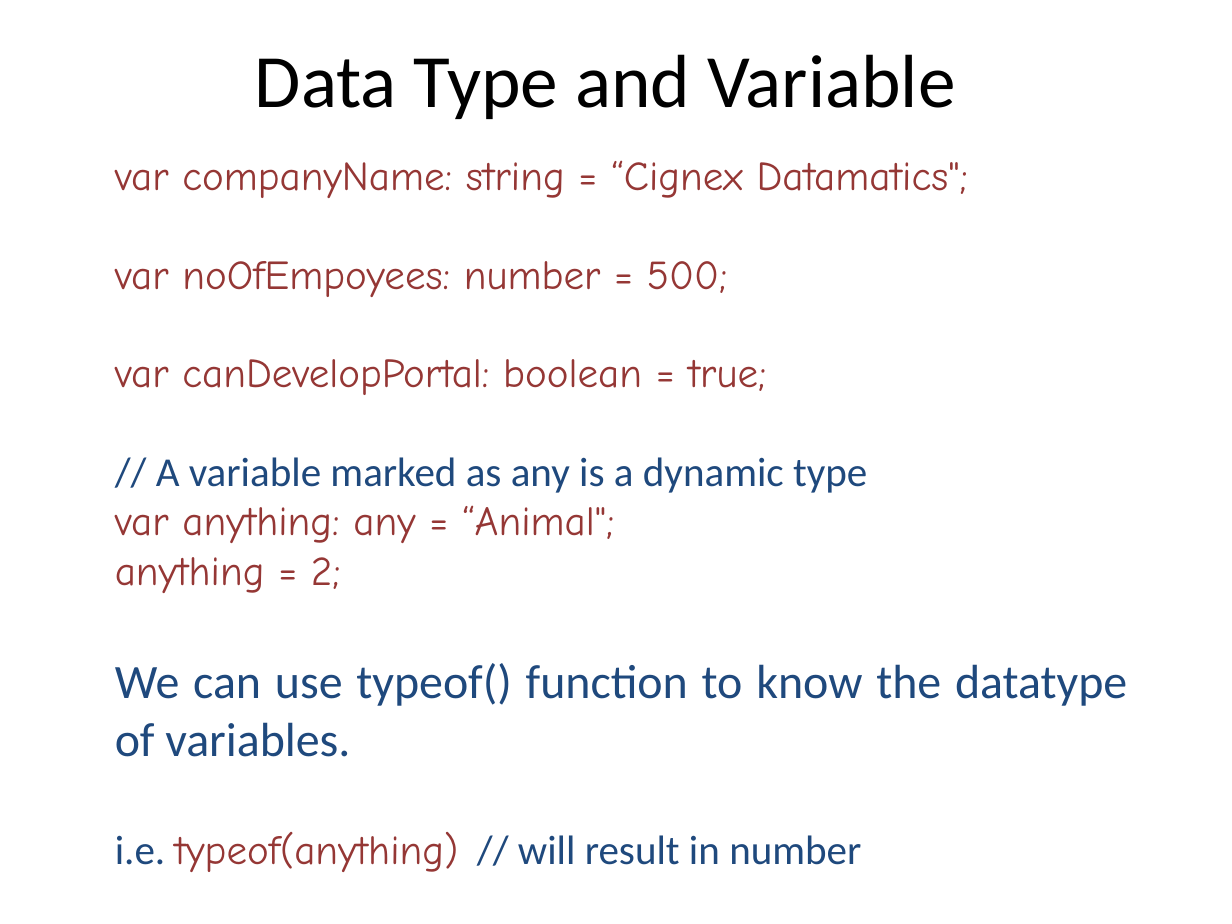
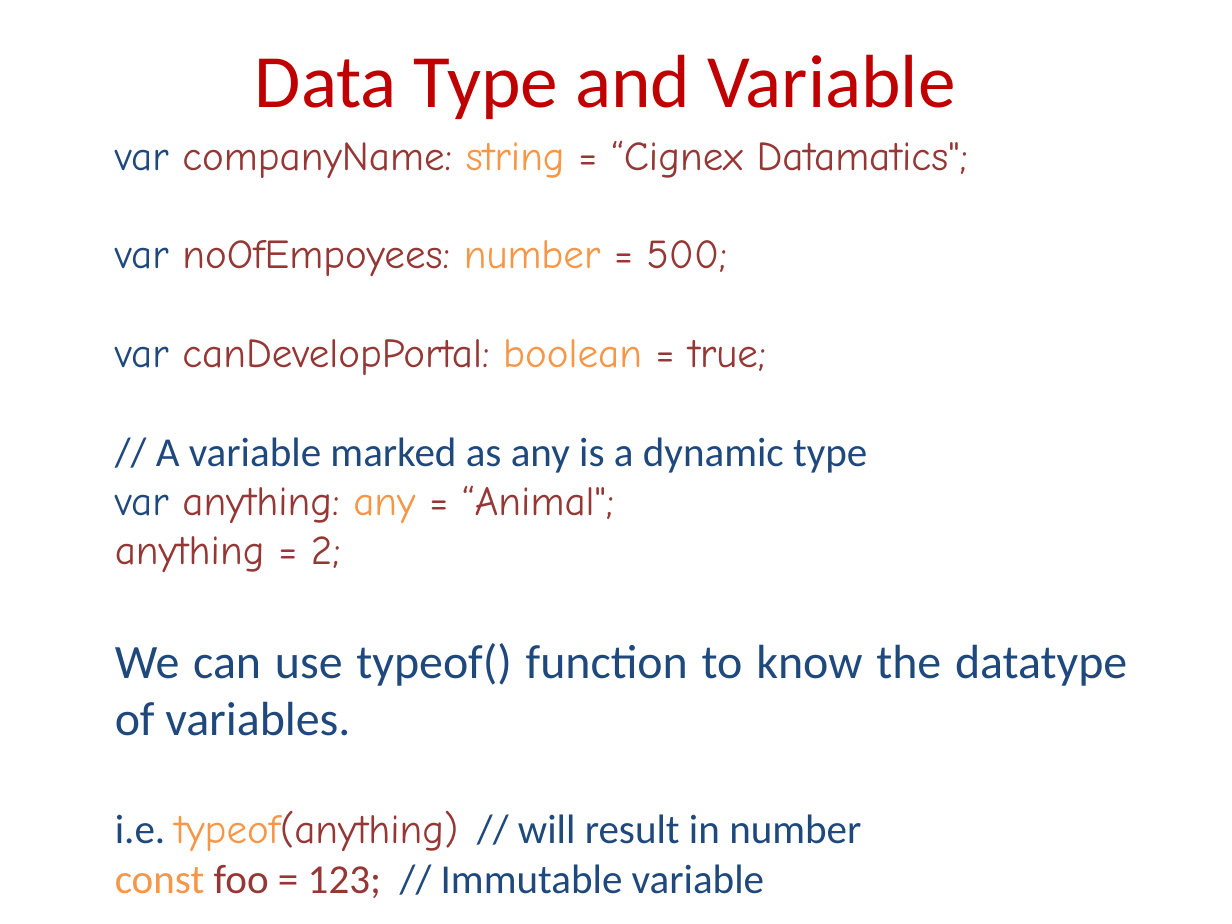
Before and after one commit to nehalsoni23/TypeScript-Training, a slide deck: slide 2 of Object Oriented Programming Training.pptx. Drawn at 1232x924 pixels with LibreOffice and Linux fonts; fonts in the diff are those of the drawing. Boxes give left, top, right and bottom in pixels: in the first picture for what was removed or moved away, otherwise in the second. Text is boxed around its words. In the diff, an @@ line names an element or a change of style, - is before the commit and + after.

```diff
--- a/Object Oriented Programming Training.pptx
+++ b/Object Oriented Programming Training.pptx
@@ title "Data Type and Variable" at <box>255,54,955,119</box>: text colour #000000 to #C00000 @@
@@ text "var companyName: string = “Cignex ...": place and size @@
-text "var companyName: string = “Cignex ..." at <box>115,160,1127,872</box>
+text "var companyName: string = “Cignex ..." at <box>115,140,1127,898</box>
@@ text at <box>115,140,968,851</box>: text colour #953735 to #1F497D in "var", "var", "var", "var"; text colour #953735 to #F79646 in "string", "number", "boolean", "any" and 1 more places @@
@@ text at <box>115,864,764,898</box>: paragraph added @@
+const foo = 123; // Immutable variable
```
Also in this commit, not shown: 14 other slides changed, 4 slides added, 3 other files.
